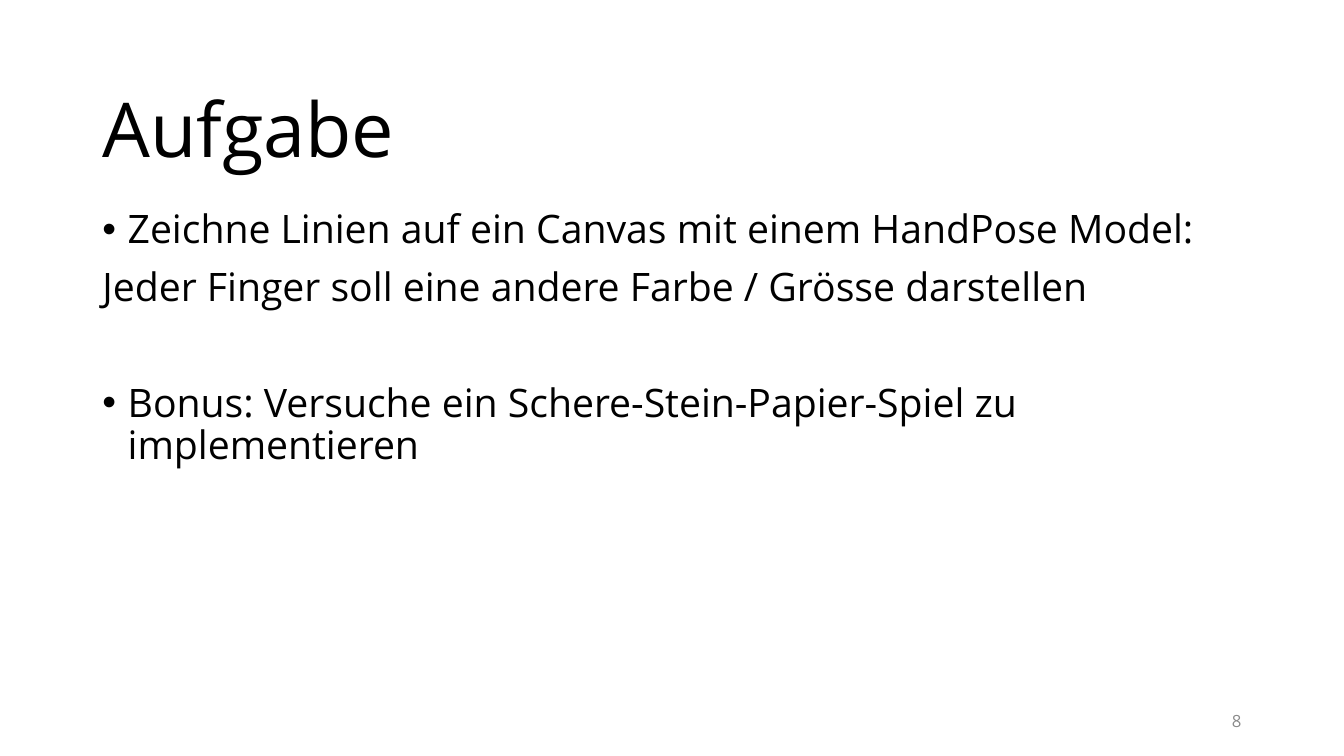
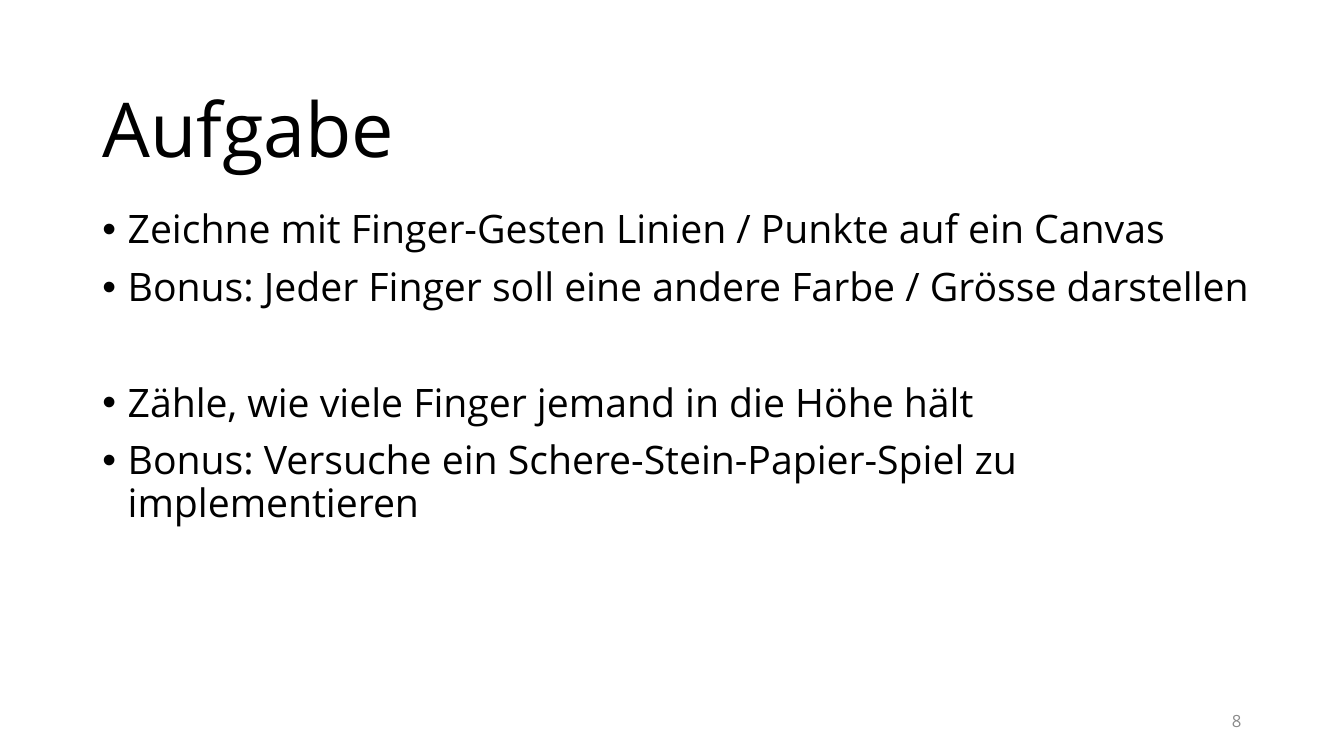
Before and after one commit to raphaeldas/js-advanced, a slide deck: slide 8 of papers/lektion-4.pptx. Drawn at 1344x756 pixels with LibreOffice and Linux fonts; fonts in the diff are those of the drawing; background and template pictures are left out. Boxes give left, top, right and bottom in pixels: in the first picture for what was removed or moved away, otherwise in the second. Text is boxed around its words. In the diff, an @@ line names an element or a change of style, - is before the commit and + after.

```diff
--- a/papers/lektion-4.pptx
+++ b/papers/lektion-4.pptx
@@ text at [128, 213, 1249, 427]: text changed @@
-• Zeichne Linien auf ein Canvas mit einem HandPose Model:
-Jeder Finger soll eine andere Farbe / Grösse darstellen
+• Zeichne mit Finger-Gesten Linien / Punkte auf ein Canvas
+• Bonus: Jeder Finger soll eine andere Farbe / Grösse darstellen
+• Zähle, wie viele Finger jemand in die Höhe hält
```
Also in this commit, not shown: 3 other slides changed, 1 slide added, 1 other file.
